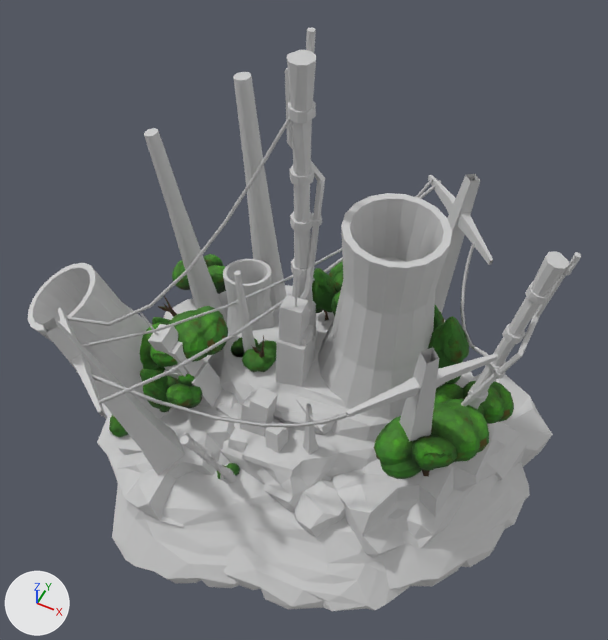
Renders of the FBX model ODSGameJam_LS/Assets/01_GAME/RAW/Island_1.FBX from each side of a commit.
Rendered twice from a 50 mm lens placed at (5.18, -10.65, 24.24), pointed at (0.06, -0.4, 11.43). The lights are fixed; the arrows at lower left show +X, +Y and +Z. Mesh edges are drawn as thin lines on the coarser meshes. Where no turn or scale is listed for an object, it has been applied to the vertices.

The older version as bpy lines, for what is in view:
```python
me_mesh = bpy.data.meshes.new('Mesh')
me_mesh.from_pydata(...)  # 2100 vertices, 4152 faces; spans x -5.07..5.39, y -4.81..4.23, z 5.9..9.98
me_mesh.materials.append(mat_02___default)  # its picture is missing
me_mesh_001 = bpy.data.meshes.new('Mesh.001')
me_mesh_001.from_pydata(...)  # 2336 vertices, 3158 faces; spans x -5.6..4.79, y -4.6..4.21, z 7.66..17.26
# faces by material slot: [2783, 231, 144]
me_mesh_001.materials.append(mat_04___default)  # light grey #cacaca
me_mesh_001.materials.append(mat_03___default)  # picture img_tree_textures_png
me_mesh_001.materials.append(mat_04___default_001)  # light grey #cacaca
me_mesh_002 = bpy.data.meshes.new('Mesh.002')
me_mesh_002.from_pydata(...)  # 4314 vertices, 8600 faces; spans x -4.73..4.48, y -2.97..2.63, z 7.78..11.79
me_mesh_002.materials.append(mat_03___default)  # picture img_tree_textures_png
ob_island1 = bpy.data.objects.new('Island1', me_mesh)
ob_island1.location = (0.0, 0.0, 0.0)
ob_island1_bad_factory = bpy.data.objects.new('Island1_Bad_Factory', me_mesh_001)
ob_island1_bad_factory.location = (0.0, 0.0, 0.0)
ob_island1_trees = bpy.data.objects.new('Island1_Trees', me_mesh_002)
ob_island1_trees.location = (0.0, 0.0, 0.0)
```
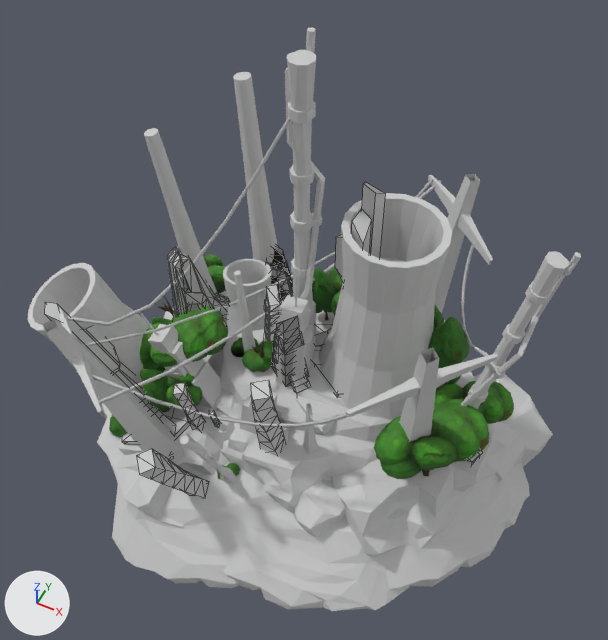
The change, as a list of edits to the scene's bpy script:
```text
Add mat_08___default:
    mat_08___default = principled_material('08 - Default')
    mat_08___default.base_color = (0.588, 0.588, 0.588)  # light grey #cacaca
    mat_08___default.roughness = 0.859
Add me_mesh_003:
    me_mesh_003.from_pydata(...)  # 1094 vertices, 1730 faces; spans x -4.36..4.18, y -4.34..2.13, z 8.02..14.67
    me_mesh_003.materials.append(mat_08___default)  # its picture is missing
Add ob_island1_modern_fabric:
    ob_island1_modern_fabric = bpy.data.objects.new('Island1_Modern_Fabric', me_mesh_003)
    ob_island1_modern_fabric.location = (0.0, 0.0, 0.0)
```

What differs and where, as boxes (x1, y1, x2, y2) in the pictures (608 x 640 px):
'Island1_Modern_Fabric', added: after (45, 182, 482, 498)
